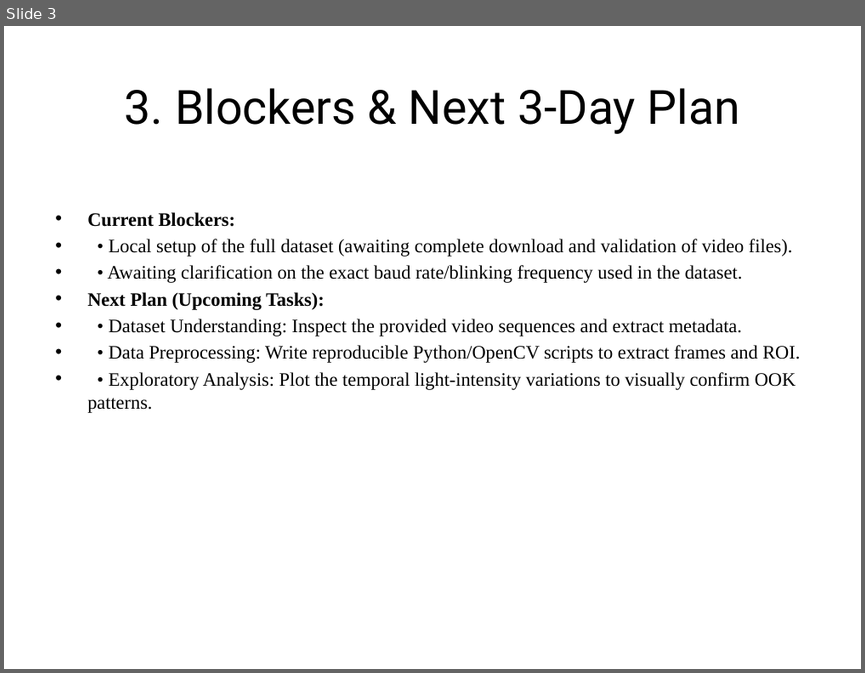
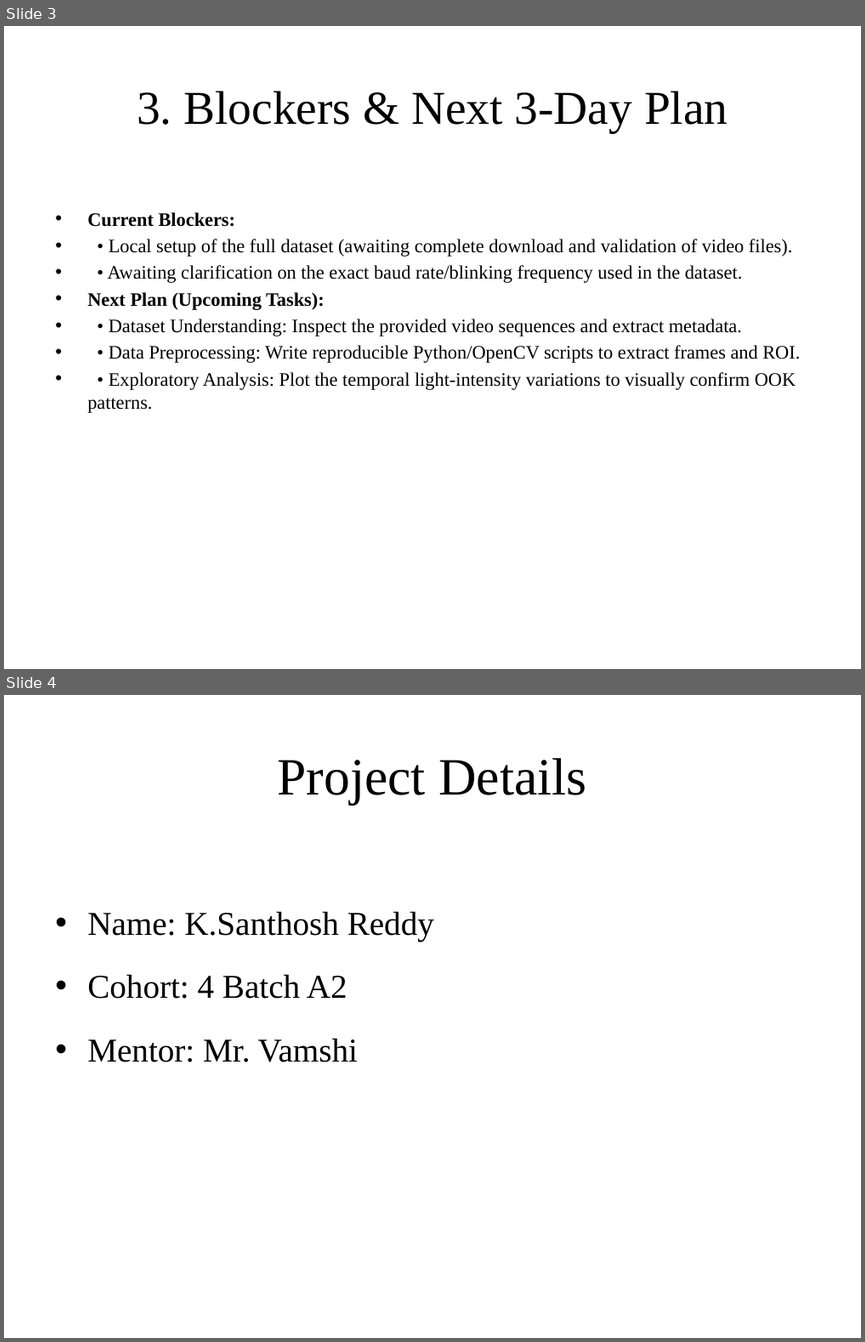
Before and after one commit to santhosh19-web/IITG-Project-Final, a slide deck: WEEK_1_Day_3_Mentor_Review.pptx. Shown one above the other, each under a label of ours: slide 3 before the commit, slides 3 and 4 after it. The pictures are 865x673 and 865x1342 pixels, drawn with LibreOffice and Linux fonts; fonts in the diff are those of the drawing. Boxes give left, top, right and bottom in pixels: in the first picture for what was removed or moved away, otherwise in the second. Text is boxed around its words. In the diff, an @@ line names an element or a change of style, - is before the commit and + after.

Commit message:
Update all PPTs to Times New Roman and add dedicated details slide

```diff
--- a/WEEK_1_Day_3_Mentor_Review.pptx
+++ b/WEEK_1_Day_3_Mentor_Review.pptx
@@ slide 4 added at [4, 695, 861, 1338], background #FFFFFF @@
@@ title added at [278, 758, 586, 805], 44 pt, text #000000 @@
+Project Details
@@ text added at [87, 911, 434, 1062], 28 pt, text #000000 @@
+• Name: K.Santhosh Reddy
+• Cohort: 4 Batch A2
+• Mentor: Mr. Vamshi
@@ slide 3 changed as well @@
@@ title "3. Blockers & Next 3-Day ..." at [137, 91, 727, 132]: font Roboto to Times New Roman @@
```
Also in this commit, not shown: 2 other slides changed, 5 other files.
